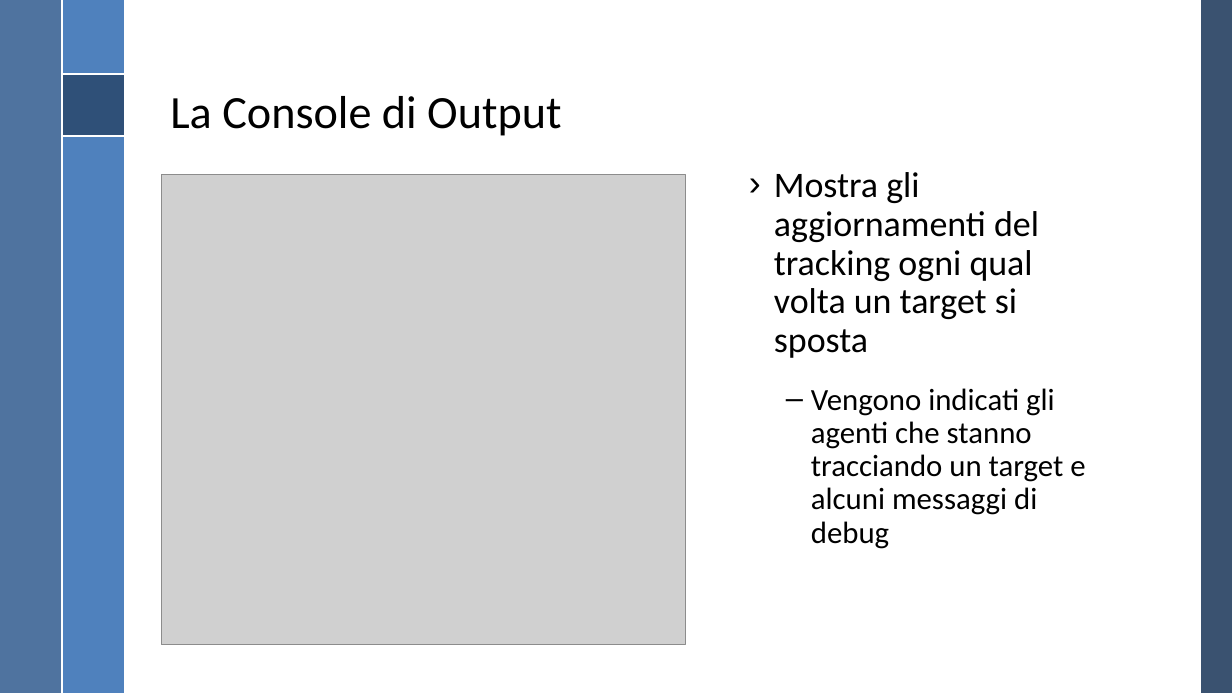
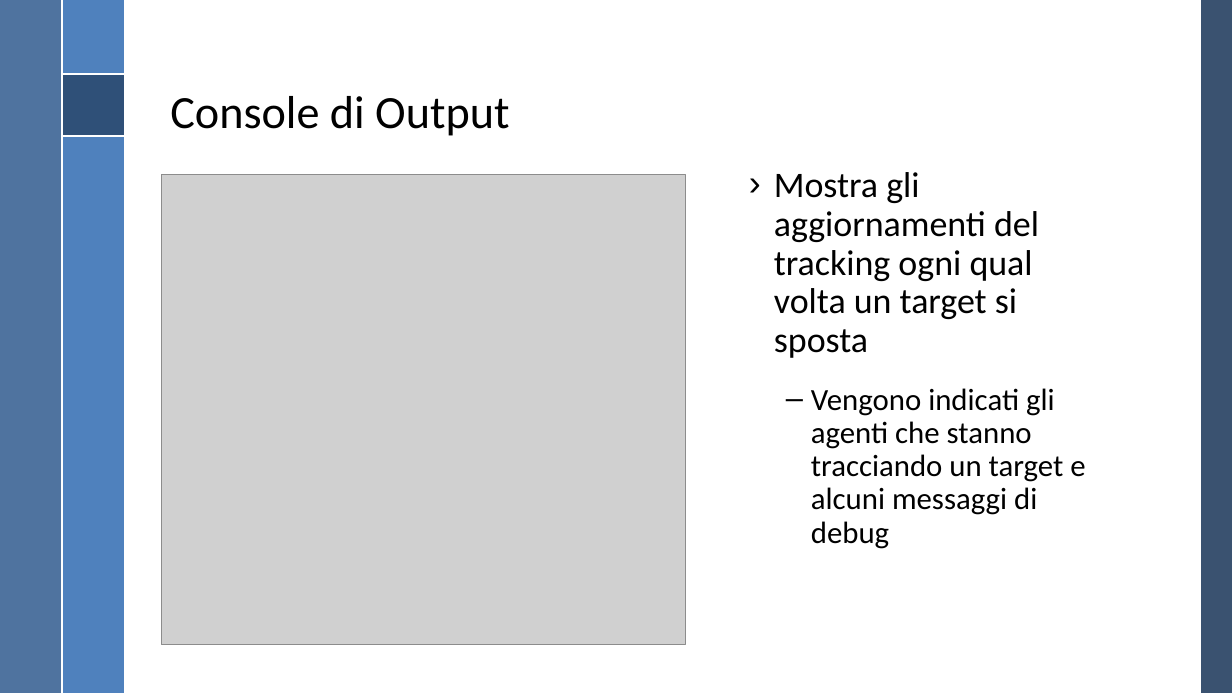
Before and after one commit to RiccardoGrieco/masTracking, a slide deck: slide 5 of Presentazione MAS/Presentazione MAS.pptx. Drawn at 1232x693 pixels with LibreOffice and Linux fonts; fonts in the diff are those of the drawing; grey boxes stand for pictures; background and template pictures are left out. Boxes give left, top, right and bottom in pixels: in the first picture for what was removed or moved away, otherwise in the second. Text is boxed around its words. In the diff, an @@ line names an element or a change of style, - is before the commit and + after.

Commit message:
Changed titles, done some adjustments.

```diff
--- a/Presentazione MAS/Presentazione MAS.pptx
+++ b/Presentazione MAS/Presentazione MAS.pptx
@@ title at (x1=170, y1=96, x2=509, y2=136): text changed @@
-La Console di Output
+Console di Output
```
Also in this commit, not shown: 10 other slides changed.
